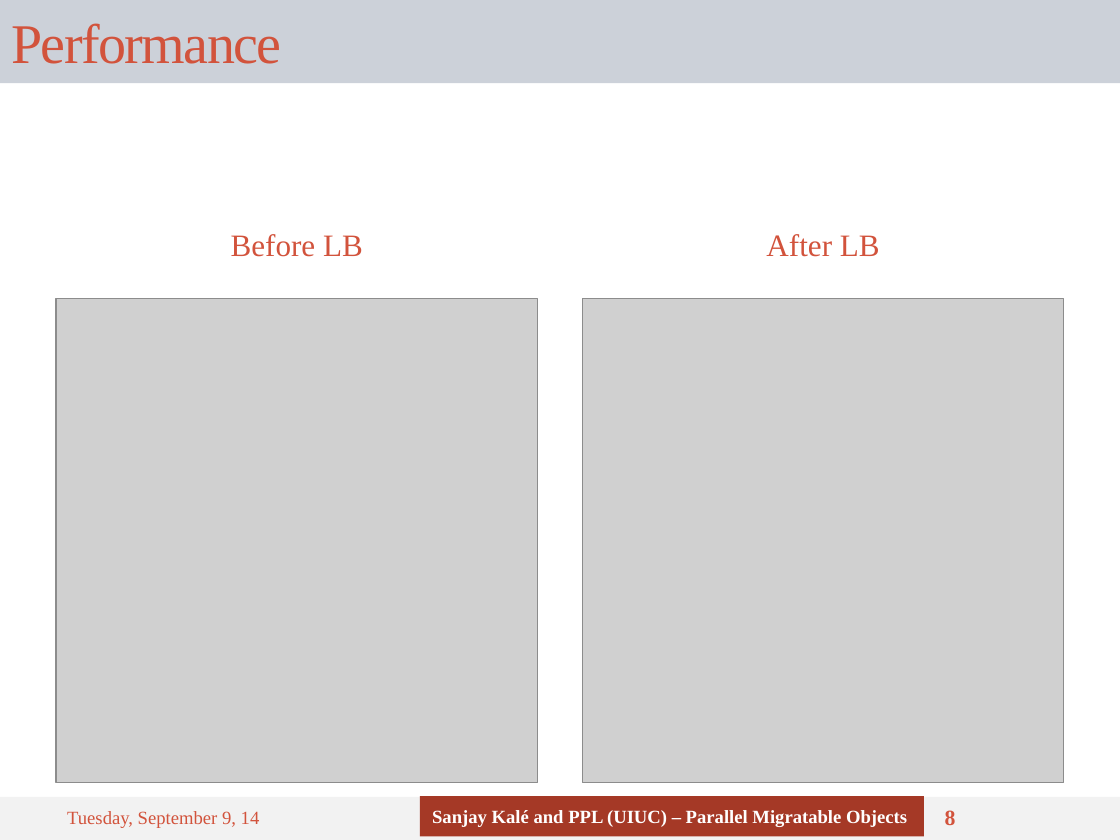
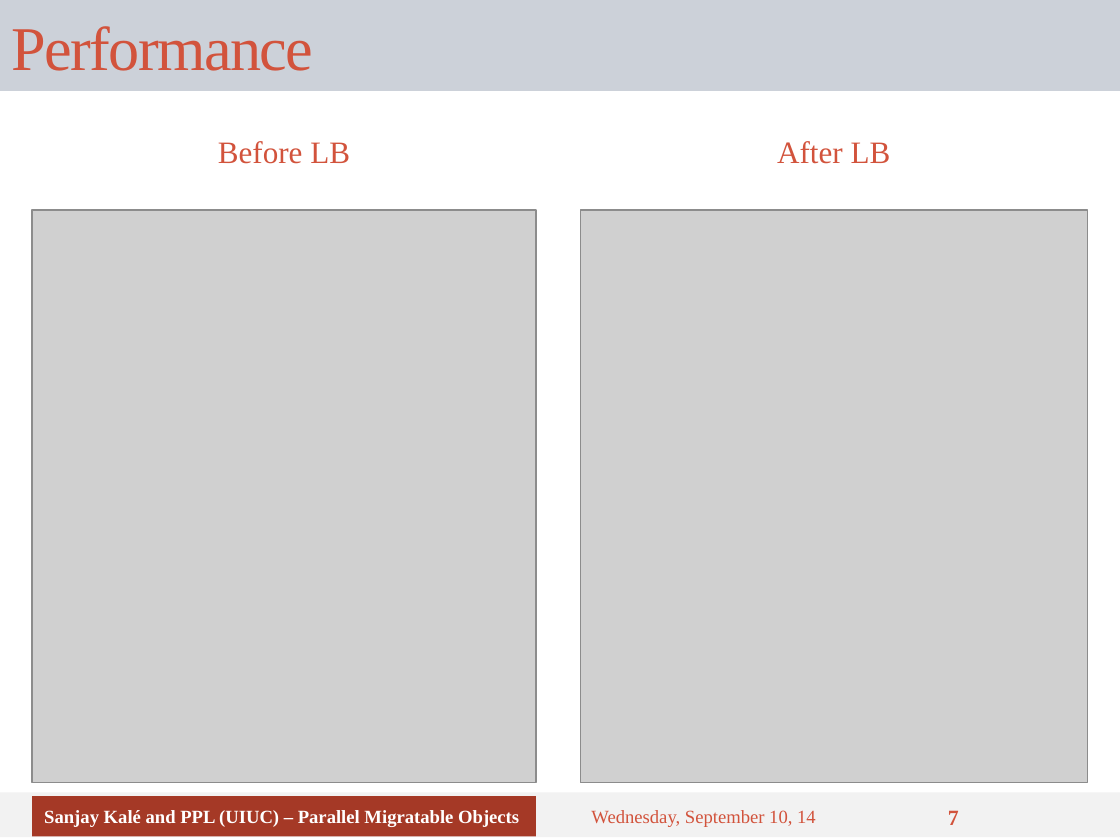
Before and after one commit to UIUC-PPL/charm_tutorial, a slide deck: slide 7 of tutorial-10-load_balancing.pptx (slide 8 before the commit). Drawn at 1120x840 pixels with LibreOffice and Linux fonts; fonts in the diff are those of the drawing; grey boxes stand for pictures. Boxes give left, top, right and bottom in pixels: in the first picture for what was removed or moved away, otherwise in the second. Text is boxed around its words. In the diff, an @@ line names an element or a change of style, - is before the commit and + after.

```diff
--- a/tutorial-10-load_balancing.pptx
+++ b/tutorial-10-load_balancing.pptx
@@ title "Performance": place and size @@
-title "Performance" at [0, 0, 1120, 83]
+title "Performance" at [0, 0, 1120, 91]
@@ title "Performance" at [0, 0, 1120, 91]: size 36 to 40 pt @@
@@ text "Before LB": place and size @@
-text "Before LB" at [231, 234, 363, 257]
+text "Before LB" at [218, 141, 350, 164]
@@ text "After LB": place and size @@
-text "After LB" at [766, 234, 880, 257]
+text "After LB" at [777, 141, 891, 164]
@@ picture: place and size @@
-picture at [56, 299, 538, 783]
+picture at [32, 211, 536, 783]
@@ picture: place and size @@
-picture at [582, 299, 1064, 783]
+picture at [580, 211, 1088, 783]
@@ rectangle: place and size @@
-rectangle at [0, 797, 1120, 840]
+rectangle at [0, 793, 1120, 838]
@@ rectangle "Sanjay Kalé and PPL (UIUC) ...": place and size @@
-rectangle "Sanjay Kalé and PPL (UIUC) ..." at [420, 796, 924, 837]
+rectangle "Sanjay Kalé and PPL (UIUC) ..." at [32, 796, 536, 837]
@@ text at [591, 810, 816, 827]: text changed @@
-Tuesday, September 9, 14
+Wednesday, September 10, 14
@@ page number at [948, 810, 959, 825]: text changed @@
-8
+7
```
Also in this commit, not shown: 22 other slides changed, 1 slide removed.
